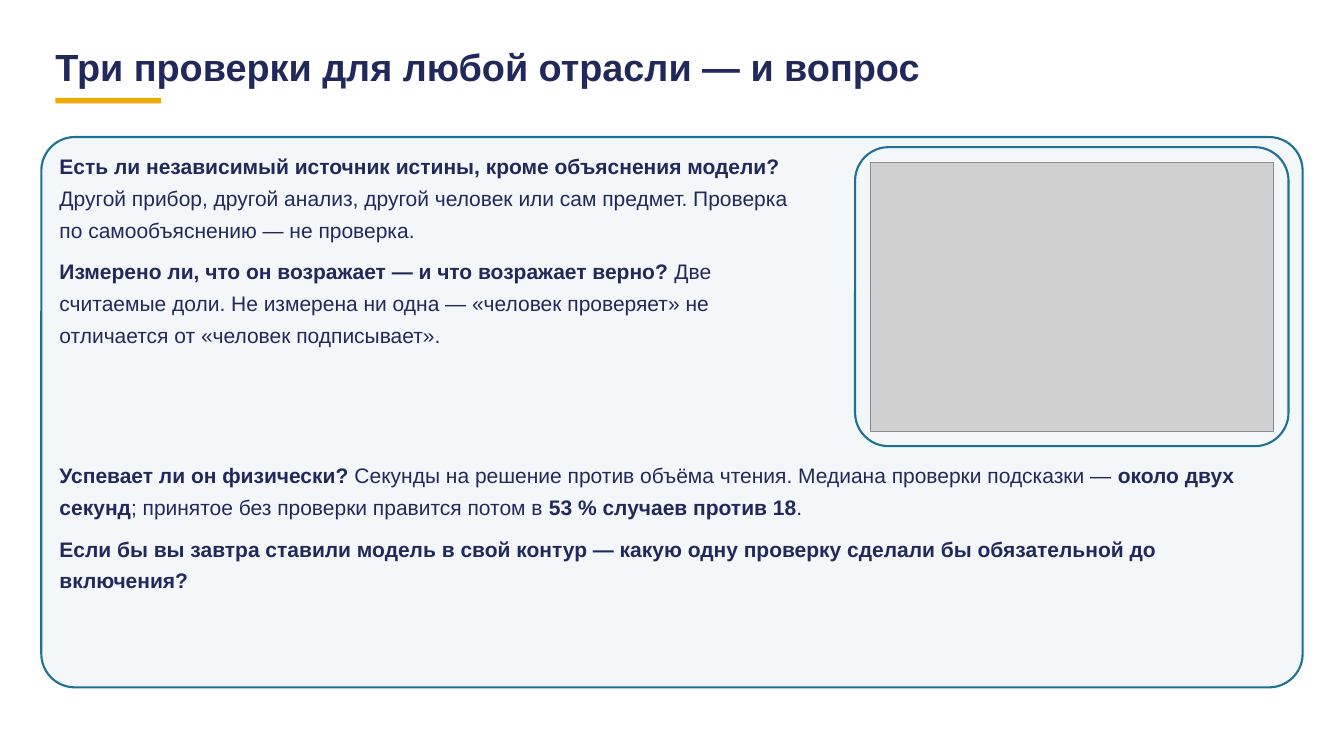
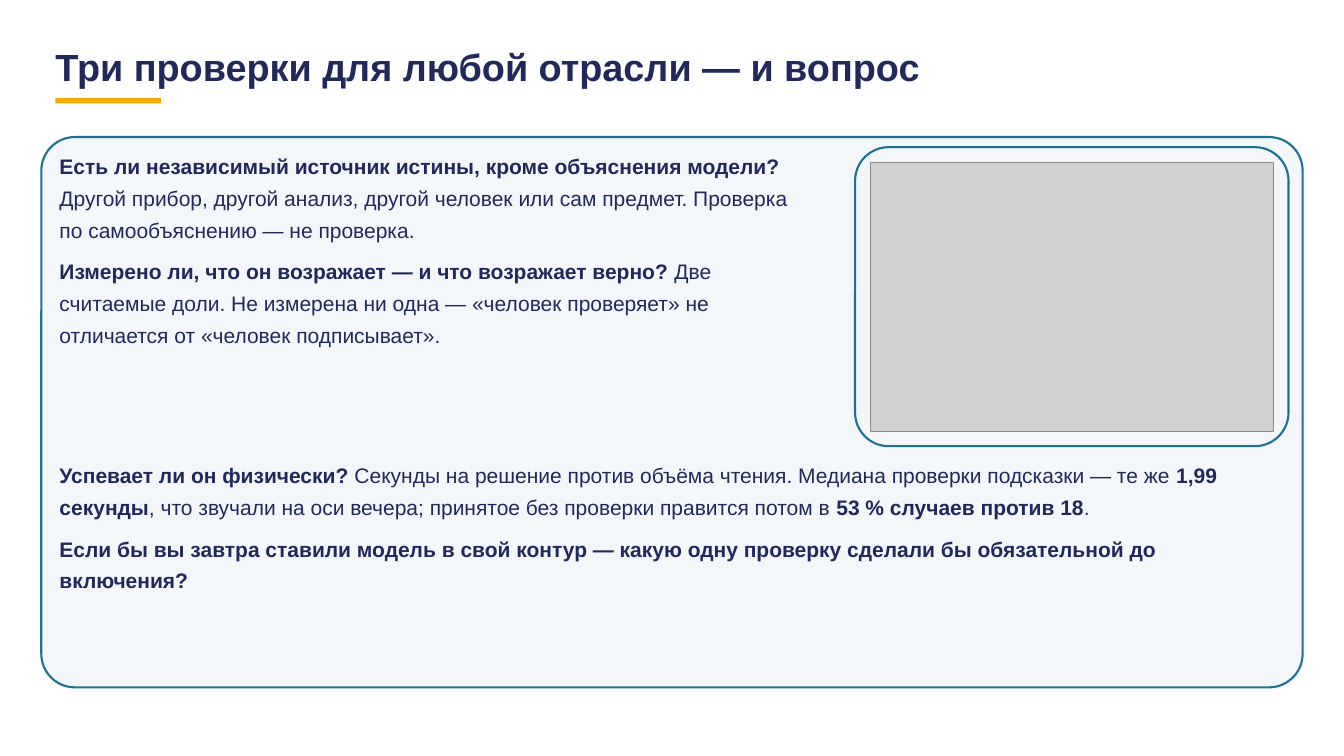
Before and after one commit to tellina-study/AI-usage-lessons, a slide deck: slide 90 of library/lectures/lec-07/rework/deck/lec-07-karkas.pptx (slide 87 before the commit). Drawn at 1344x756 pixels with LibreOffice and Linux fonts; fonts in the diff are those of the drawing; grey boxes stand for pictures. Boxes give left, top, right and bottom in pixels: in the first picture for what was removed or moved away, otherwise in the second. Text is boxed around its words. In the diff, an @@ line names an element or a change of style, - is before the commit and + after.

```diff
--- a/library/lectures/lec-07/rework/deck/lec-07-karkas.pptx
+++ b/library/lectures/lec-07/rework/deck/lec-07-karkas.pptx
@@ text at (59, 467, 1217, 520): text changed @@
-Успевает ли он физически? Секунды на решение против объёма чтения. Медиана проверки подсказки — около двух секунд; принятое без проверки правится потом в 53 % случаев против 18.
+Успевает ли он физически? Секунды на решение против объёма чтения. Медиана проверки подсказки — те же 1,99 секунды, что звучали на оси вечера; принятое без проверки правится потом в 53 % случаев против 18.
```
Also in this commit, not shown: 15 other slides changed, 3 slides added, 43 other files.
